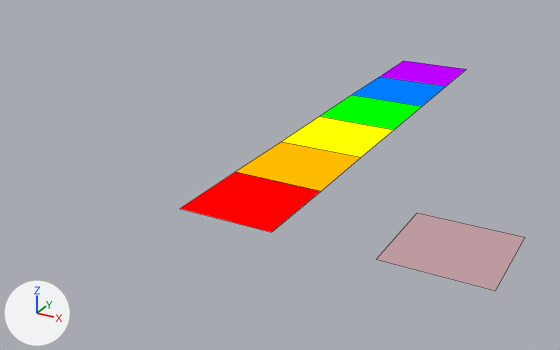
One commit to the Blender file blender_models/Resources.blend: the scene before it, then after it.
One viewpoint serves both versions: a 50 mm camera at (3.52, -5.34, 3.25) aimed at (-0.69, 2.32, -0.59). Arrows for +X, +Y and +Z are at lower left; the lights stay in place. Mesh edges are drawn as thin lines.
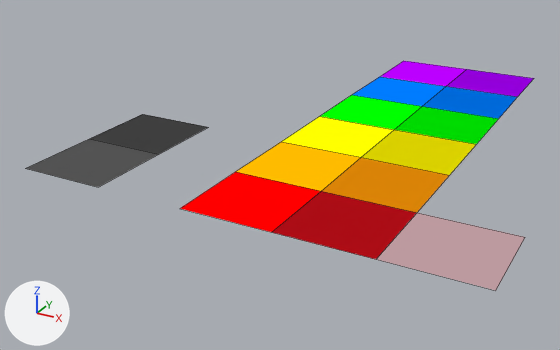
The newer file is also turned or shifted as a whole; pictures and numbers use the older file's frame.

What differs and where, as boxes [x1, y1, x2, y2] in the pictures (560 x 350 px):
'Plane.007', added (red): after [272, 191, 416, 259]
'Plane.008', added (orange): after [322, 158, 449, 213]
'Plane.013', added: after [25, 139, 158, 187]
'Plane.009', added (yellow): after [361, 130, 476, 175]
'Plane.014', added (black): after [90, 114, 208, 154]
'Plane.010', added (green): after [394, 106, 498, 144]
'Plane.011', added (blue): after [423, 86, 517, 119]
'Plane.012', added (purple): after [447, 69, 534, 97]

Edits to the bpy script that builds the scene:
```text
Add me_plane_014:
    me_plane_014.from_pydata([(-0.5, -0.5, 0.0), (0.5, -0.5, 0.0), (-0.5, 0.5, 0.0), (0.5, 0.5, 0.0)], [], [(0, 1, 3, 2)])
    me_plane_014.materials.append(mat_base_dark)  # black #333333
Add me_plane_013:
    me_plane_013.from_pydata([(-0.5, -0.5, 0.0), (0.5, -0.5, 0.0), (-0.5, 0.5, 0.0), (0.5, 0.5, 0.0)], [], [(0, 1, 3, 2)])
    me_plane_013.materials.append(mat_base)  # dark grey #4e4e4e
Add me_plane_012:
    me_plane_012.from_pydata([(-0.5, -0.5, 0.0), (0.5, -0.5, 0.0), (-0.5, 0.5, 0.0), (0.5, 0.5, 0.0)], [], [(0, 1, 3, 2)])
    me_plane_012.materials.append(mat_purple)  # purple #9a00e4
Add me_plane_011:
    me_plane_011.from_pydata([(-0.5, -0.5, 0.0), (0.5, -0.5, 0.0), (-0.5, 0.5, 0.0), (0.5, 0.5, 0.0)], [], [(0, 1, 3, 2)])
    me_plane_011.materials.append(mat_blue)  # blue #006ee4
Add me_plane_010:
    me_plane_010.from_pydata([(-0.5, -0.5, 0.0), (0.5, -0.5, 0.0), (-0.5, 0.5, 0.0), (0.5, 0.5, 0.0)], [], [(0, 1, 3, 2)])
    me_plane_010.materials.append(mat_green)  # green #00e401
Add me_plane_009:
    me_plane_009.from_pydata([(-0.5, -0.5, 0.0), (0.5, -0.5, 0.0), (-0.5, 0.5, 0.0), (0.5, 0.5, 0.0)], [], [(0, 1, 3, 2)])
    me_plane_009.materials.append(mat_yellow)  # yellow #e4db00
Add me_plane_008:
    me_plane_008.from_pydata([(-0.5, -0.5, 0.0), (0.5, -0.5, 0.0), (-0.5, 0.5, 0.0), (0.5, 0.5, 0.0)], [], [(0, 1, 3, 2)])
    me_plane_008.materials.append(mat_orange)  # orange #e48a08
Add me_plane_007:
    me_plane_007.from_pydata([(-0.5, -0.5, 0.0), (0.5, -0.5, 0.0), (-0.5, 0.5, 0.0), (0.5, 0.5, 0.0)], [], [(0, 1, 3, 2)])
    me_plane_007.materials.append(mat_red)  # red #b40e17
Add ob_plane_014:
    ob_plane_014 = bpy.data.objects.new('Plane.014', me_plane_014)
    ob_plane_014.location = (-2.0, 1.5, 0.0)
    ob_plane_014.rotation_euler = (3.142, 0.0, 1.571)  # degrees (180, 0, 90)
Add ob_plane_013:
    ob_plane_013 = bpy.data.objects.new('Plane.013', me_plane_013)
    ob_plane_013.location = (-2.0, 0.5, 0.0)
    ob_plane_013.rotation_euler = (3.142, 0.0, 1.571)  # degrees (180, 0, 90)
Add ob_plane_012:
    ob_plane_012 = bpy.data.objects.new('Plane.012', me_plane_012)
    ob_plane_012.location = (1.0, 5.5, 0.0)
    ob_plane_012.rotation_euler = (3.142, 0.0, 1.571)  # degrees (180, 0, 90)
Add ob_plane_011:
    ob_plane_011 = bpy.data.objects.new('Plane.011', me_plane_011)
    ob_plane_011.location = (1.0, 4.5, 0.0)
    ob_plane_011.rotation_euler = (3.142, 0.0, 1.571)  # degrees (180, 0, 90)
Add ob_plane_010:
    ob_plane_010 = bpy.data.objects.new('Plane.010', me_plane_010)
    ob_plane_010.location = (1.0, 3.5, 0.0)
    ob_plane_010.rotation_euler = (3.142, 0.0, 1.571)  # degrees (180, 0, 90)
Add ob_plane_009:
    ob_plane_009 = bpy.data.objects.new('Plane.009', me_plane_009)
    ob_plane_009.location = (1.0, 2.5, 0.0)
    ob_plane_009.rotation_euler = (3.142, 0.0, 1.571)  # degrees (180, 0, 90)
Add ob_plane_008:
    ob_plane_008 = bpy.data.objects.new('Plane.008', me_plane_008)
    ob_plane_008.location = (1.0, 1.5, 0.0)
    ob_plane_008.rotation_euler = (3.142, 0.0, 1.571)  # degrees (180, 0, 90)
Add ob_plane_007:
    ob_plane_007 = bpy.data.objects.new('Plane.007', me_plane_007)
    ob_plane_007.location = (1.0, 0.5, 0.0)
    ob_plane_007.rotation_euler = (3.142, 0.0, 1.571)  # degrees (180, 0, 90)
```
